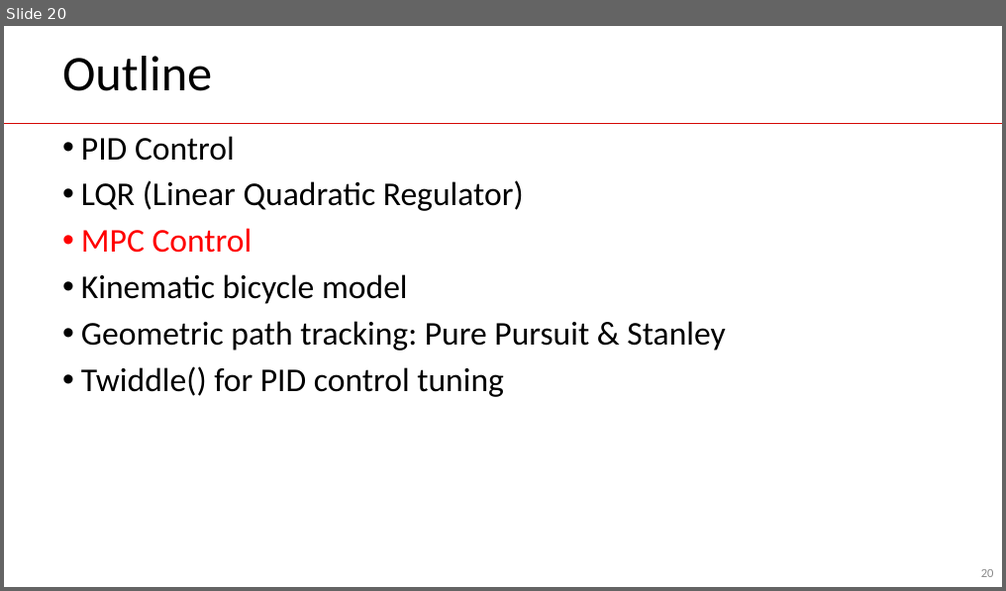
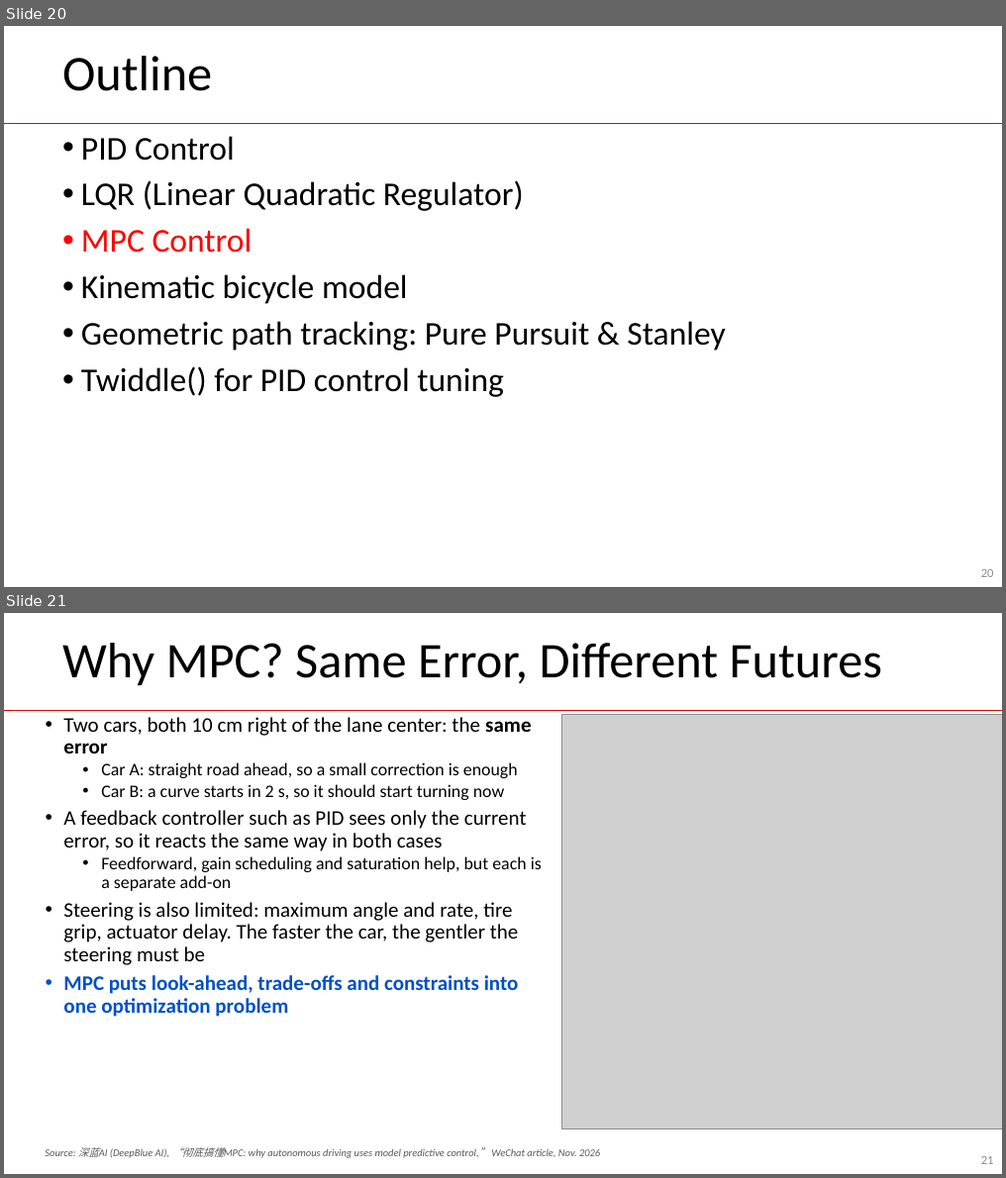
Before and after one commit to guhofstra/CSC144V, a slide deck: PPTs/L8 Control.pptx. Shown one above the other, each under a label of ours: slide 20 before the commit, slides 20 and 21 after it. The pictures are 1006x591 and 1006x1178 pixels, drawn with LibreOffice and Linux fonts; fonts in the diff are those of the drawing; grey boxes stand for pictures. Boxes give left, top, right and bottom in pixels: in the first picture for what was removed or moved away, otherwise in the second. Text is boxed around its words. In the diff, an @@ line names an element or a change of style, - is before the commit and + after.

Commit message:
control

```diff
--- a/PPTs/L8 Control.pptx
+++ b/PPTs/L8 Control.pptx
@@ slide 21 added at box(4, 613, 1002, 1174), background #FFFFFF; not listed: 1 template element that a slide beside it also shows @@
@@ title added at box(62, 643, 882, 685), 48 pt, text #000000 @@
+Why MPC? Same Error, Different Futures
@@ text added at box(63, 717, 542, 1017), 20 pt, text #000000 @@
+• Two cars, both 10 cm right of the lane center: the same error
+  • Car A: straight road ahead, so a small correction is enough
+  • Car B: a curve starts in 2 s, so it should start turning now
+• A feedback controller such as PID sees only the current error, so it reacts the same way in both cases
+  • Feedforward, gain scheduling and saturation help, but each is a separate add-on
+• Steering is also limited: maximum angle and rate, tire grip, actuator delay. The faster the car, the gentler the steering must be
+• MPC puts look-ahead, trade-offs and constraints into one optimization problem
@@ picture added at box(561, 714, 1002, 1130) @@
@@ text added at box(45, 1148, 600, 1158), 10 pt, text #595959, italic @@
+Source: 深蓝AI (DeepBlue AI), “彻底搞懂MPC: why autonomous driving uses model predictive control,” WeChat article, Nov. 2026
@@ page number added at box(981, 1157, 994, 1164), 12 pt, text #8C8C8C @@
+21
```
Also in this commit, not shown: 4 other slides added, 6 other files.
